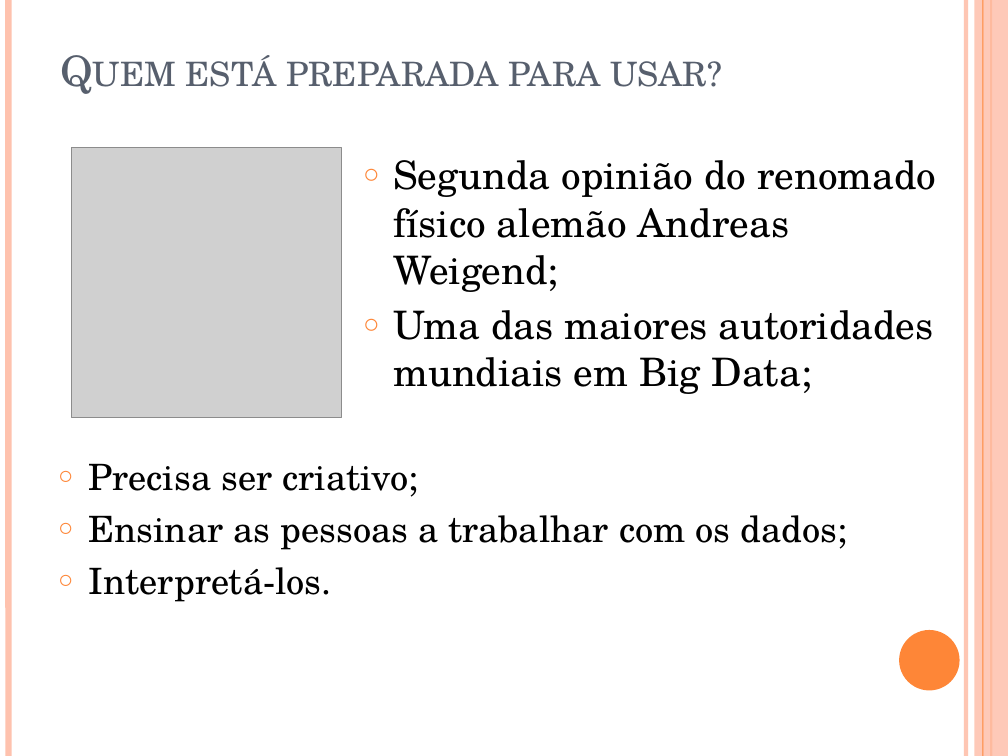
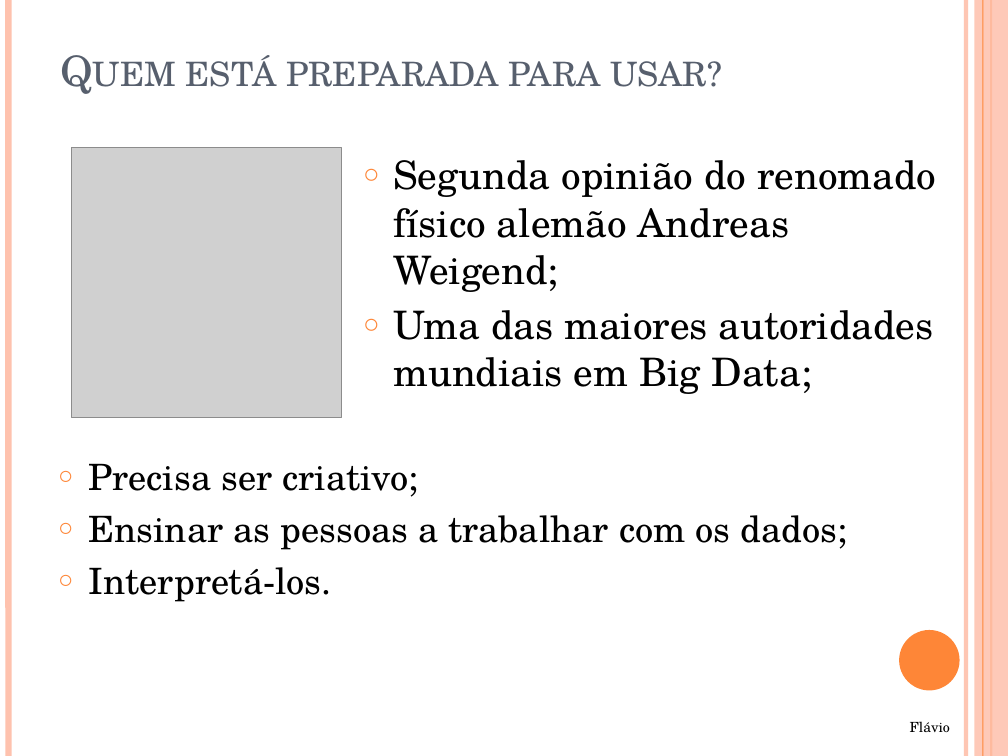
Before and after one commit to WeslleySanto/UNIP-CC, a slide deck: slide 10 of 7semestre/SD/TP1/apresentação-big-data.pptx. Drawn at 1008x756 pixels with LibreOffice and Linux fonts; fonts in the diff are those of the drawing; grey boxes stand for pictures. Boxes give left, top, right and bottom in pixels: in the first picture for what was removed or moved away, otherwise in the second. Text is boxed around its words. In the diff, an @@ line names an element or a change of style, - is before the commit and + after.

```diff
--- a/7semestre/SD/TP1/apresentação-big-data.pptx
+++ b/7semestre/SD/TP1/apresentação-big-data.pptx
@@ text added at <box>910,721,950,732</box>, 10 pt, text #000000 @@
+Flávio
```
Also in this commit, not shown: 11 other slides changed, 3 other files.
